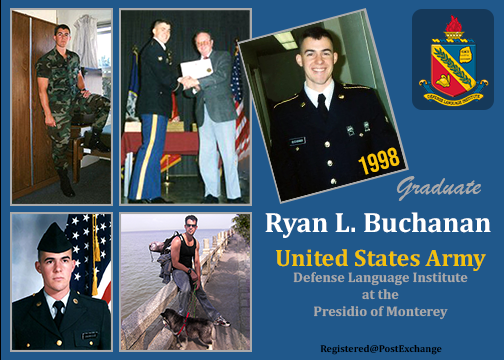
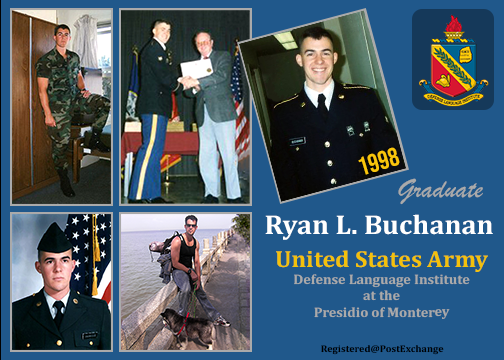
Layer changes from the first 504 x 360 image to the second:
painted on "Ryan L. Buchanan" over [265, 212, 493, 240]
painted on "United States Army Defense Language Institute at the Presidio o" over [276, 249, 488, 320]
painted on "Graduate" over [396, 176, 483, 205]
painted on "Registered@PostExchange" over [320, 344, 444, 355]
